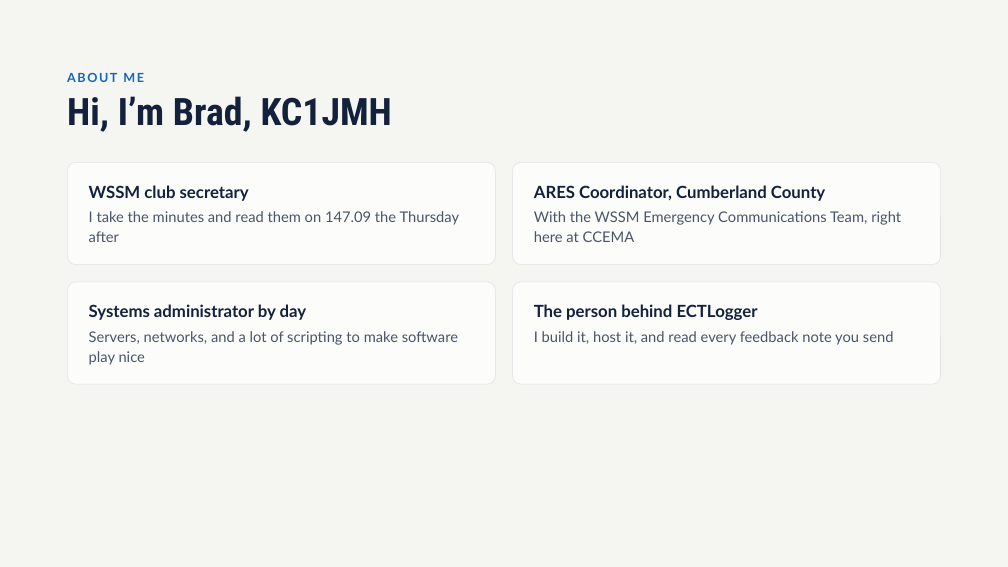
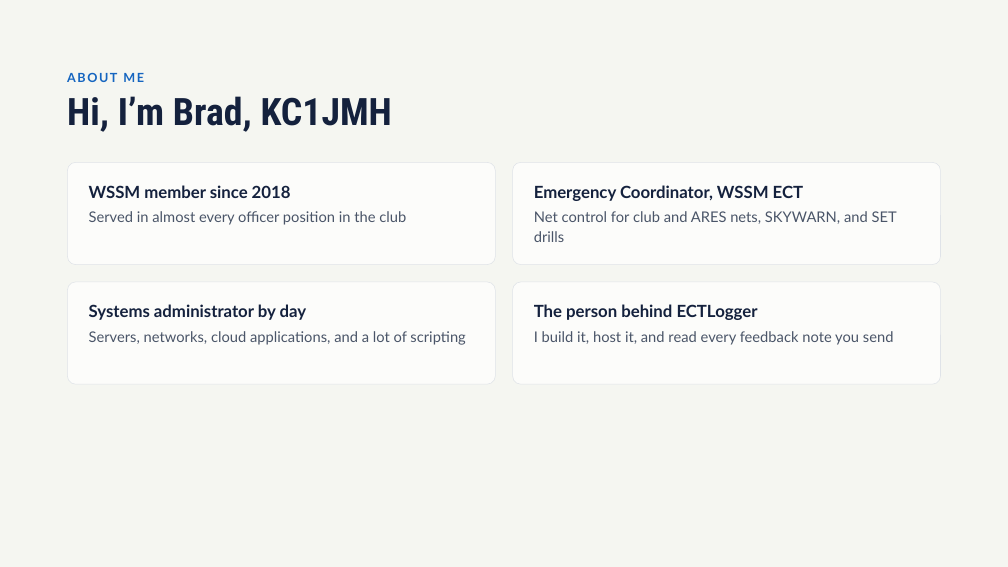
Before and after one commit to bradbrownjr/ectlogger, a slide deck: slide 2 of docs/training/decks/wssm-2026-11-12/ECTLogger_WSSM_Presentation.pptx. Drawn at 1008x567 pixels with LibreOffice and Linux fonts; fonts in the diff are those of the drawing. Boxes give left, top, right and bottom in pixels: in the first picture for what was removed or moved away, otherwise in the second. Text is boxed around its words. In the diff, an @@ line names an element or a change of style, - is before the commit and + after.

```diff
--- a/docs/training/decks/wssm-2026-11-12/ECTLogger_WSSM_Presentation.pptx
+++ b/docs/training/decks/wssm-2026-11-12/ECTLogger_WSSM_Presentation.pptx
@@ text at [89,185,291,198]: text changed @@
-WSSM club secretary
+WSSM member since 2018
@@ text at [534,185,804,201]: text changed @@
-ARES Coordinator, Cumberland County
+Emergency Coordinator, WSSM ECT
@@ text at [89,211,406,225]: text changed @@
-I take the minutes and read them on 147.09 the Thursday after
+Served in almost every officer position in the club
@@ text at [534,211,897,242]: text changed @@
-With the WSSM Emergency Communications Team, right here at CCEMA
+Net control for club and ARES nets, SKYWARN, and SET drills
@@ text at [89,331,465,345]: text changed @@
-Servers, networks, and a lot of scripting to make software play nice
+Servers, networks, cloud applications, and a lot of scripting
```
Also in this commit, not shown: 6 other slides changed, 4 slides added, 18 other files.
